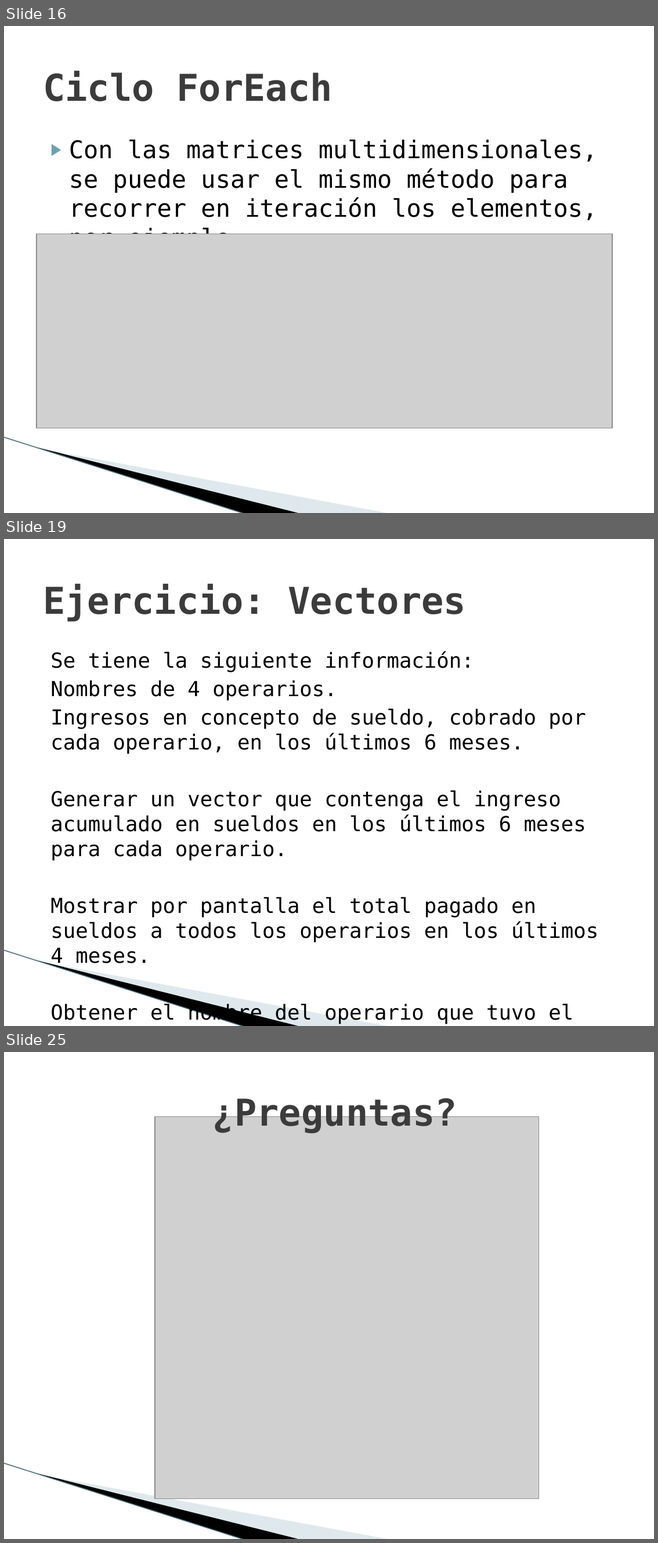
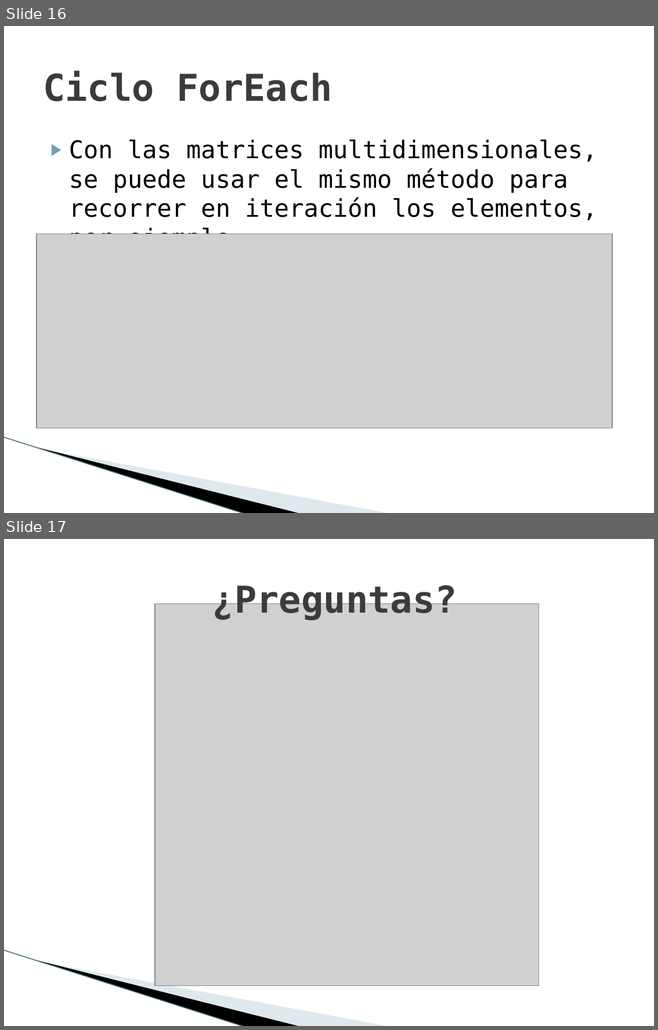
Before and after one commit to maxilovera/net-basics, a slide deck: 7- C# Arreglos y listas/7- C# Arreglos y listas.pptx. Shown one above the other, each under a label of ours: slides 16, 19 and 25 before the commit, slides 16 and 17 after it; the slides between them are not shown. The pictures are 658x1543 and 658x1030 pixels, drawn with LibreOffice and Linux fonts; fonts in the diff are those of the drawing; grey boxes stand for pictures; background and template pictures are left out. Boxes give left, top, right and bottom in pixels: in the first picture for what was removed or moved away, otherwise in the second. Text is boxed around its words. In the diff, an @@ line names an element or a change of style, - is before the commit and + after.

Commit message:
Saque los ejercicios porq estan en el doc

```diff
--- a/7- C# Arreglos y listas/7- C# Arreglos y listas.pptx
+++ b/7- C# Arreglos y listas/7- C# Arreglos y listas.pptx
@@ slide 19 removed at [4, 539, 654, 1026], background #FFFFFF; not listed: 3 template elements that a slide beside it also shows @@
@@ title removed at [43, 584, 466, 621] @@
-Ejercicio: Vectores
@@ text removed at [50, 651, 598, 1024] @@
-Se tiene la siguiente información:
-Nombres de 4 operarios.
-Ingresos en concepto de sueldo, cobrado por cada operario, en los últimos 6 meses.
-Generar un vector que contenga el ingreso acumulado en sueldos en los últimos 6 meses para cada operario.
-Mostrar por pantalla el total pagado en sueldos a todos los operarios en los últimos 4 meses.
-Obtener el nombre del operario que tuvo el mayor ingreso acumulado.
@@ what was slide 25 is now slide 17 @@
```
Also in this commit, not shown: 7 other slides removed.
